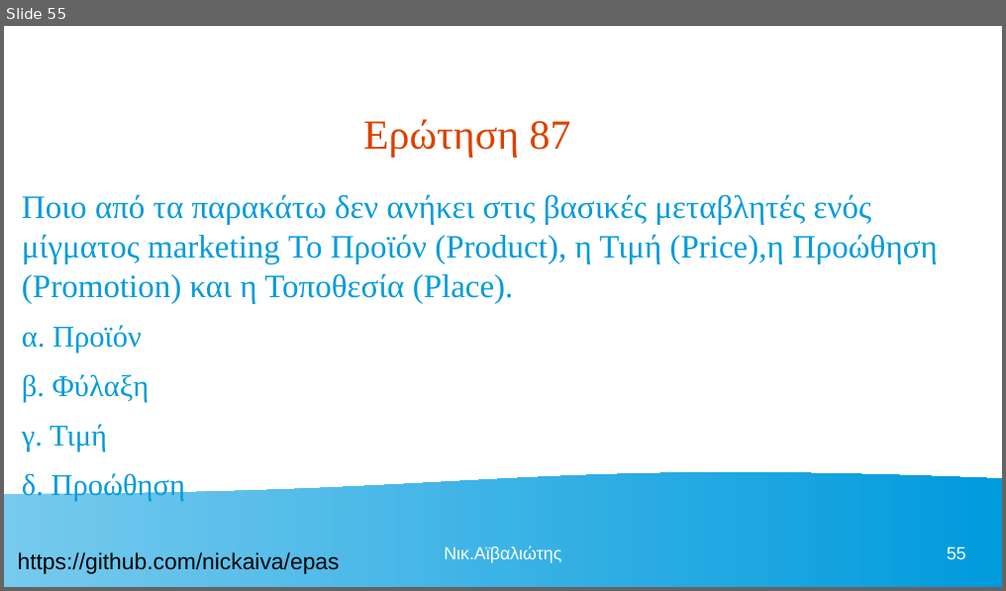
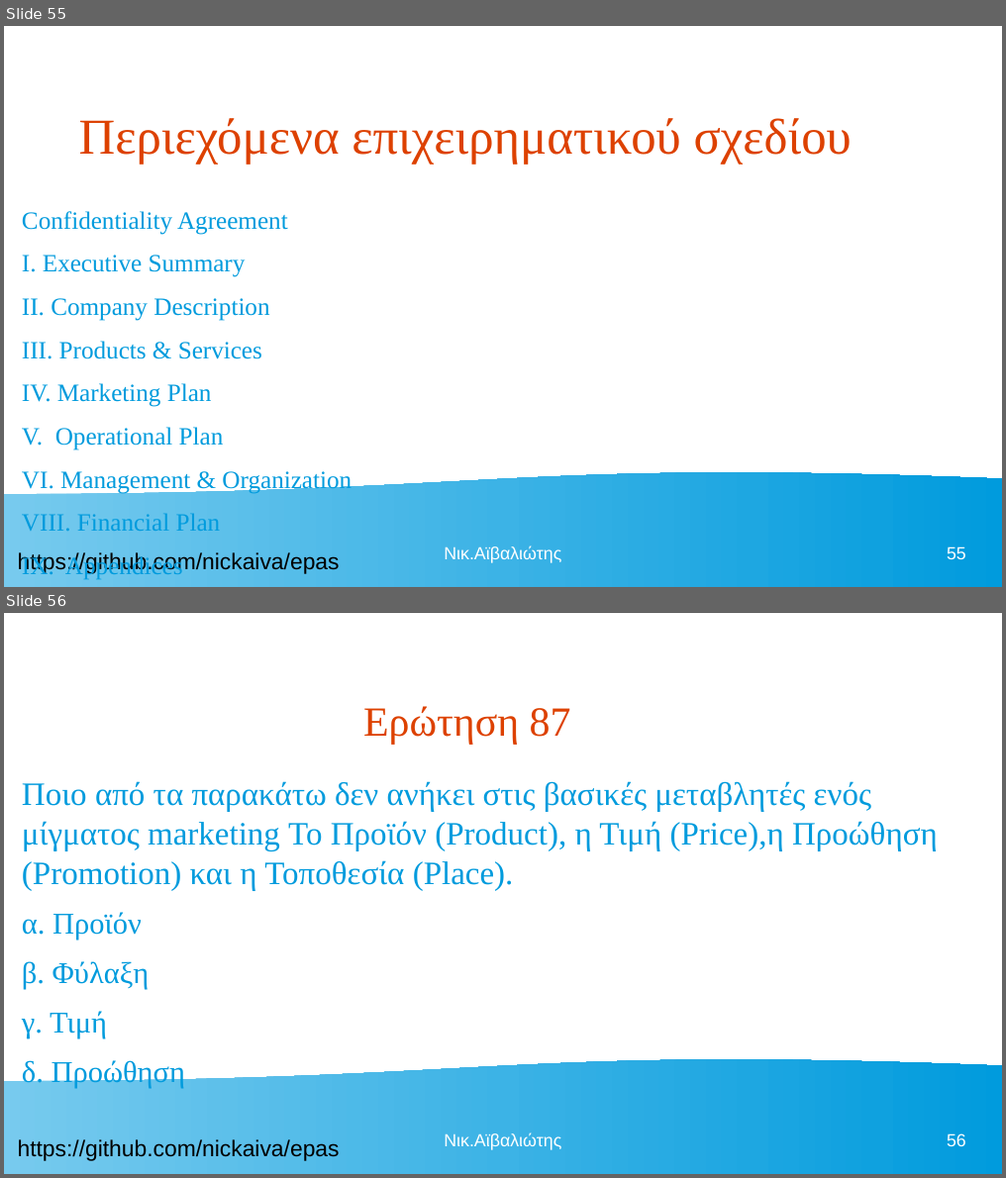
Before and after one commit to nickaiva/epas, a slide deck: ΠΕΡΙΒΑΛΛΟΝ ΕΡΓΑΣΙΑΣ.odp. Shown one above the other, each under a label of ours: slide 55 before the commit, slides 55 and 56 after it. The pictures are 1006x591 and 1006x1178 pixels, drawn with LibreOffice and Linux fonts; fonts in the diff are those of the drawing. Boxes give left, top, right and bottom in pixels: in the first picture for what was removed or moved away, otherwise in the second. Text is boxed around its words. In the diff, an @@ line names an element or a change of style, - is before the commit and + after.

```diff
--- a/ΠΕΡΙΒΑΛΛΟΝ ΕΡΓΑΣΙΑΣ.odp
+++ b/ΠΕΡΙΒΑΛΛΟΝ ΕΡΓΑΣΙΑΣ.odp
@@ slide 55 added at bbox=[4, 26, 1002, 587], background #FFFFFF; not listed: 2 template elements that a slide beside it also shows @@
@@ title added at bbox=[79, 118, 851, 165], 40 pt, text #DD4100 @@
+Περιεχόμενα επιχειρηματικού σχεδίου
@@ text added at bbox=[22, 211, 351, 579], 19.8 pt, text #009BDD @@
+Confidentiality Agreement
+I. Executive Summary
+II. Company Description
+III. Products & Services
+IV. Marketing Plan
+V. Operational Plan
+VI. Management & Organization
+VIII. Financial Plan
+IX. Appendices
@@ text added at bbox=[444, 547, 561, 564], 14 pt, text #FFFFFF @@
+Νικ.Αϊβαλιώτης
@@ page number added at bbox=[946, 547, 966, 560], 14 pt, text #FFFFFF @@
+55
@@ what was slide 55 is now slide 56 @@
@@ page number at bbox=[946, 1134, 966, 1147]: text changed @@
-55
+56
```
Also in this commit, not shown: 1 other file.
